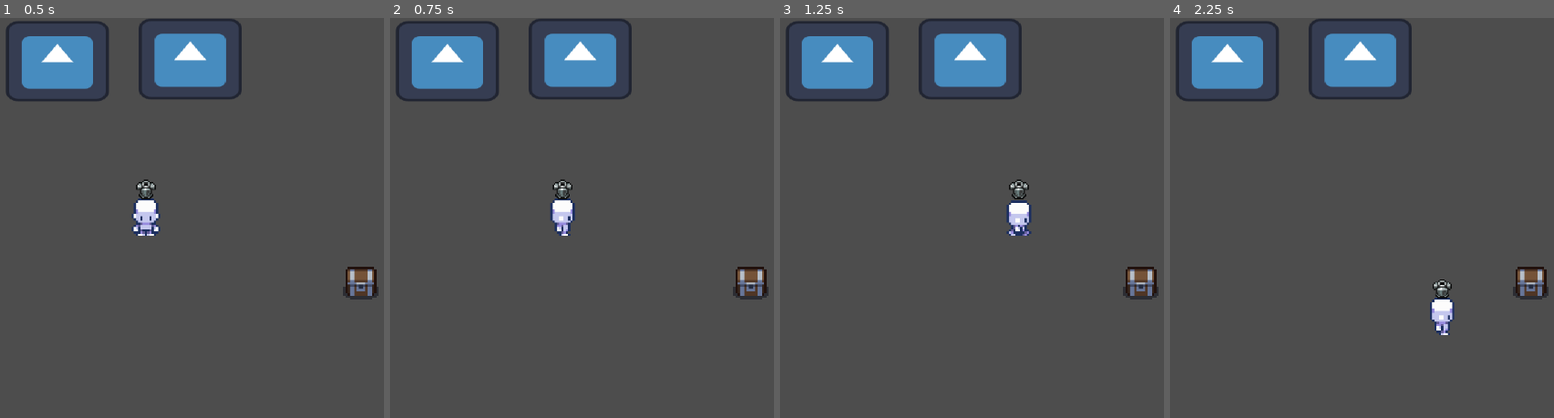
Above: before the commit, frames 1-4 (left to right).
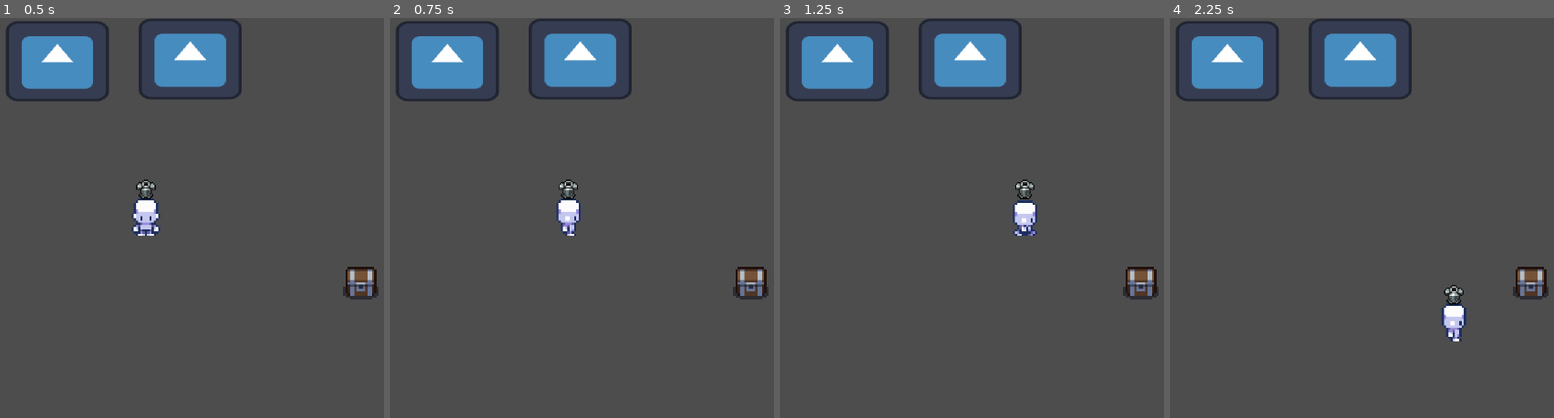
Above: after the commit, the same moments.

Repository: jpsalim21/LootPacker
Game: Godot game, scene res://Cenas/CenaTeste.tscn
Same seed, same stepped clock (60 frames per second), same inputs: the game is played once before the commit and once after it. The engine's default icon, where the game draws it, is replaced by a stand-in: a white triangle on a blue panel in a dark square.
Inputs:
- Up to frame 1 (0.5 s): no input
- Up to frame 2 (0.75 s): tap Enter at 0.5 s; hold D (direita) from 0.53 s (still down); tap Shift (run, bound only after the commit) at 0.6 s
- Up to frame 3 (1.25 s): keep holding D (direita)
- Up to frame 4 (2.25 s): release D (direita) at 1.28 s; hold S (baixo) 1.28-2.03 s; tap E (interact) at 1.35 s; tap Shift (run, bound only after the commit) at 1.55, 2.1 s; hold D (direita) from 2.03 s (still down)

Frame 1 is identical in both runs. In frame 2, 0.6% of the frame differs, in the area x 41-50%, y 40-55%; in frame 3, 0.7%; in frame 4, 1.0%, in the area x 67-78%, y 65-81%.

Commit message:
Adiciona correr e novo imput map

Diff:
--- a/Cenas/CenaTeste.tscn
+++ b/Cenas/CenaTeste.tscn
@@ -155,7 +155,7 @@
 "texture": SubResource("AtlasTexture_xjeq3")
 }],
 "loop": true,
-"name": &"Idle",
+"name": &"IdleDown",
 "speed": 1.0
 }, {
 "frames": [{
@@ -219,8 +219,8 @@
 [node name="AnimatedSprite2D" type="AnimatedSprite2D" parent="Player"]
 z_index = 1
 sprite_frames = SubResource("SpriteFrames_qffuj")
-animation = &"DiagonalUp"
-autoplay = "Idle"
+animation = &"Up"
+autoplay = "IdleDown"
 
 [node name="ItemSprite" type="Sprite2D" parent="Player"]
 z_index = 1
--- a/Scripts/Estruturas/AlchemyScript.gd
+++ b/Scripts/Estruturas/AlchemyScript.gd
@@ -5,7 +5,7 @@
 
 @export var itemEntregue : ItemClass
 
-func _process(delta):
+func _process(_delta):
 	if near and Input.is_action_just_pressed("interact"):
 		player.changeItem(itemEntregue)
 
--- a/Scripts/Estruturas/ChestScript.gd
+++ b/Scripts/Estruturas/ChestScript.gd
@@ -7,7 +7,7 @@
 func _ready():
 	print("To pronto")
 
-func _process(delta):
+func _process(_delta):
 	if nearChest and Input.is_action_just_pressed("interact"):
 		player.changeItem(null)
 
--- a/Scripts/Player.gd
+++ b/Scripts/Player.gd
@@ -1,49 +1,51 @@
 extends CharacterBody2D
 class_name Player
 
-const SPEED = 60.0
+var SPEED = 60.0
 var directionVector = Vector2.ZERO
 var animation = ""
 @onready var animatedSprite : AnimatedSprite2D = $AnimatedSprite2D
 @onready var itemSprite : Sprite2D = $ItemSprite
 var currentItem : ItemClass
 
-func _ready():
-	pass
-
-func _process(delta):
+func _process(_delta):
+	if Input.is_action_just_pressed("run"):
+		SPEED += 40
+	elif Input.is_action_just_released("run") and SPEED == 100.0:
+		SPEED -= 40
 	update_animation()
 
-func _physics_process(delta):
+func _physics_process(_delta):
 	directionVector = Input.get_vector("esquerda", "direita", "cima", "baixo")
 	velocity = directionVector.normalized() * SPEED
 	move_and_slide()
+
 
 func update_animation():
 	if velocity.y < 0:
 		animation = "Up"
 		if velocity.x != 0:
 			animation = "DiagonalUp"
-			if velocity.x < 0:
+			if velocity.x > 0:
+				animatedSprite.flip_h = false
+			else:
 				animatedSprite.flip_h = true
-			else:
-				animatedSprite.flip_h = false
 	elif velocity.y > 0:
 		animation = "Down"
+		if velocity.x != 0:
+			animation = "DiagonalDown"
+			if velocity.x > 0:
+				animatedSprite.flip_h = false
+			else:
+				animatedSprite.flip_h = true
+	elif velocity.x != 0:
+		animation = "Side"
 		if velocity.x > 0:
-			animation = "DiagonalDown"
 			animatedSprite.flip_h = false
 		elif velocity.x < 0:
-			animation = "DiagonalDown"
 			animatedSprite.flip_h = true
-	elif velocity.x < 0:
-		animation = "Side"
-		animatedSprite.flip_h = true
-	elif velocity.x > 0:
-		animation = "Side"
-		animatedSprite.flip_h = false
 	else:
-		animation = "Idle"
+		animation = "IdleDown"
 	animatedSprite.play(animation)
 
 func changeItem(newItem: ItemClass):
--- a/project.godot
+++ b/project.godot
@@ -48,6 +48,11 @@
 , Object(InputEventKey,"resource_local_to_scene":false,"resource_name":"","device":-1,"window_id":0,"alt_pressed":false,"shift_pressed":false,"ctrl_pressed":false,"meta_pressed":false,"pressed":false,"keycode":0,"physical_keycode":32,"key_label":0,"unicode":32,"echo":false,"script":null)
 ]
 }
+run={
+"deadzone": 0.5,
+"events": [Object(InputEventKey,"resource_local_to_scene":false,"resource_name":"","device":-1,"window_id":0,"alt_pressed":false,"shift_pressed":false,"ctrl_pressed":false,"meta_pressed":false,"pressed":false,"keycode":0,"physical_keycode":4194325,"key_label":0,"unicode":0,"echo":false,"script":null)
+]
+}
 
 [rendering]
 
